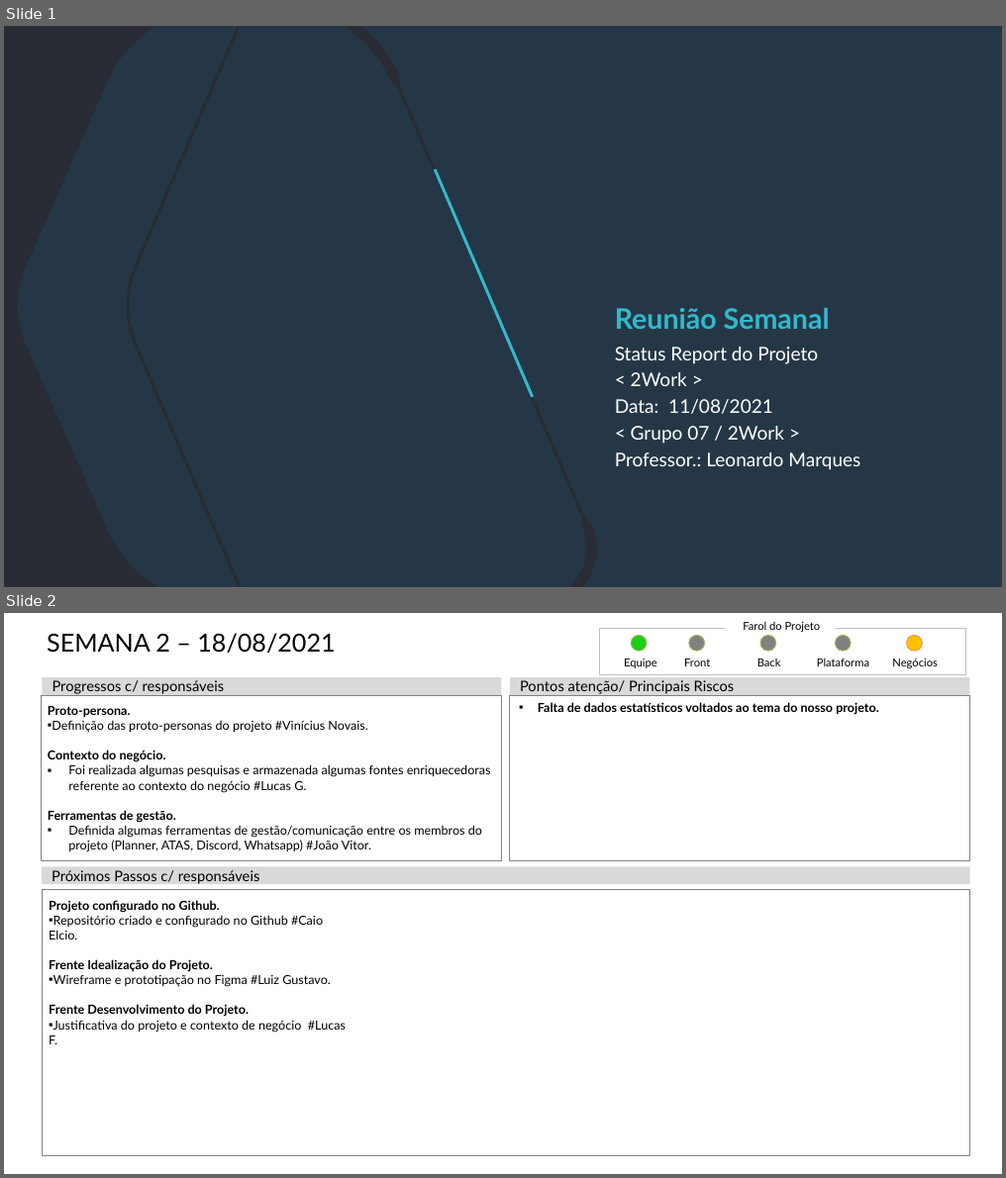
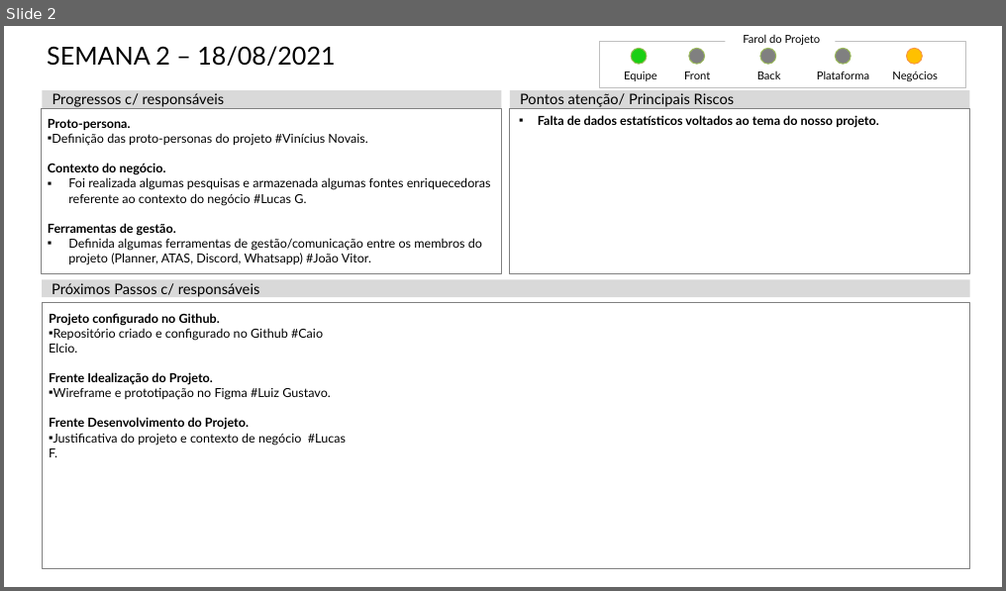
Before and after one commit to vini-novais/Grupo07-2WORK, a slide deck: Documentos/Status Report/StatusReport-semana2.pptx. Shown one above the other, each under a label of ours: slides 1 and 2 before the commit, slide 2 after it. The pictures are 1006x1178 and 1006x591 pixels, drawn with LibreOffice and Linux fonts; fonts in the diff are those of the drawing; background and template pictures are left out. Boxes give left, top, right and bottom in pixels: in the first picture for what was removed or moved away, otherwise in the second. Text is boxed around its words. In the diff, an @@ line names an element or a change of style, - is before the commit and + after.

Commit message:
Arquivos do Projeto (Backup)

```diff
--- a/Documentos/Status Report/StatusReport-semana2.pptx
+++ b/Documentos/Status Report/StatusReport-semana2.pptx
@@ slide 1 removed at [4,26,1002,587], background #FFFFFF @@
@@ rectangle removed at [4,26,1002,587] @@
@@ freeform shape removed at [4,26,597,587] @@
@@ freeform shape removed at [433,170,534,397] @@
@@ text removed at [615,308,830,329] @@
-Reunião Semanal
@@ text removed at [615,347,860,471] @@
-Status Report do Projeto
-< 2Work >
-Data: 11/08/2021
-< Grupo 07 / 2Work >
-Professor.: Leonardo Marques
```
Also in this commit, not shown: 1 slide added, 29 other files.
